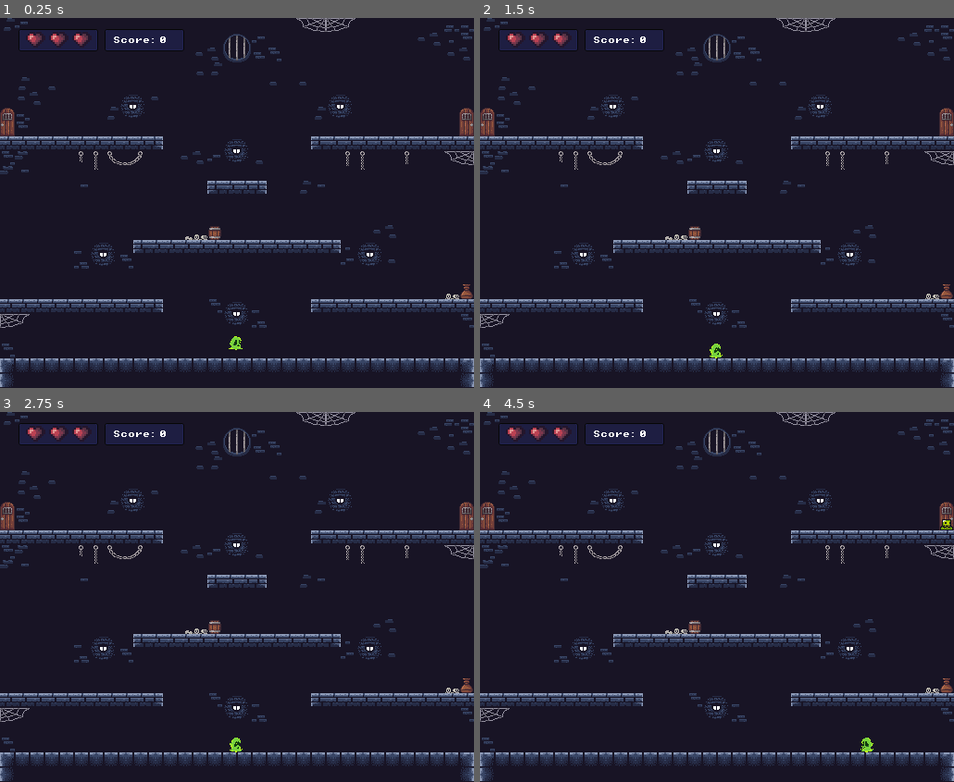
Above: before the commit, frames 1-4 (two rows, left to right).
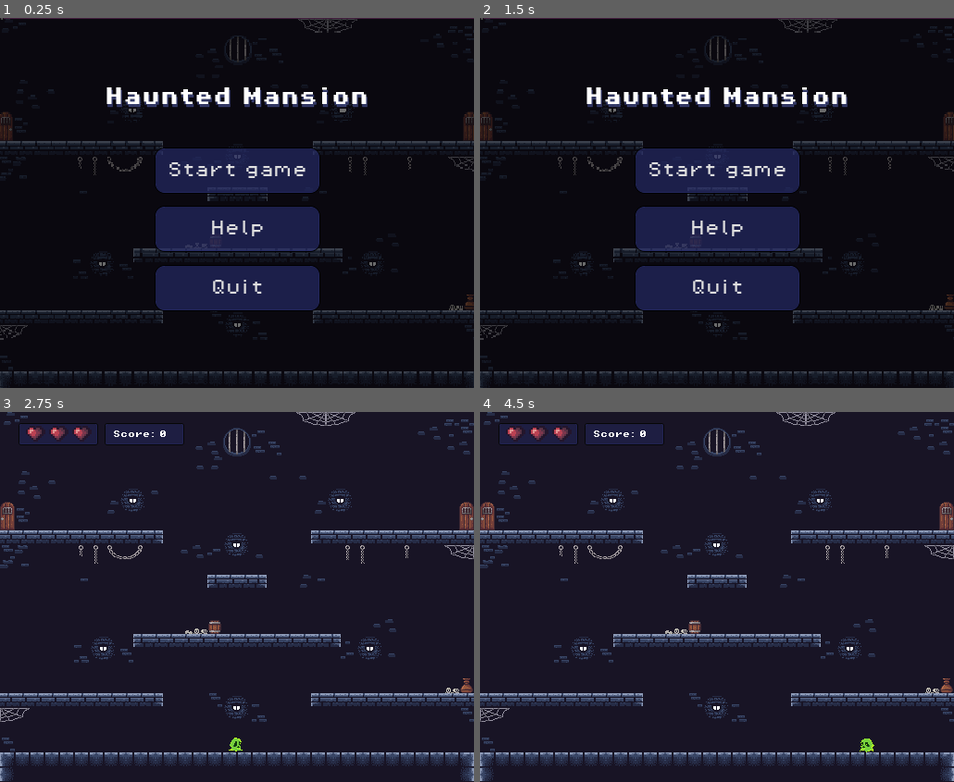
Above: after the commit, the same moments.

Repository: Iizakku/tiimi4_gamejam
Game: Godot game, scene res://Scenes/Levels/MainMenu.tscn
Same seed, same stepped clock (60 frames per second), same inputs: the game is played once before the commit and once after it. Before the commit the project starts from res://Scenes/Levels/level.tscn.
Inputs (mouse positions are in pixels of both pictures, inside the frame that each line leads up to):
- Up to frame 1 (0.25 s): no input
- Up to frame 2 (1.5 s): click (717, 228) at 0.5 s, where only the run after the commit has a clickable "Help"; click (717, 306) at 1.25 s, where only the run after the commit has a clickable "Back"
- Up to frame 3 (2.75 s): click (237, 563) at 2 s, where only the run after the commit has a clickable "Start game"
- Up to frame 4 (4.5 s): hold D (move_right) 2.78-4.28 s; tap Space (jump) at 3.02, 3.77 s; hold Left (move_left) from 4.28 s (still down)

The runs differ from the first frame. In frame 1, 26% of the frame differs, in the area x 0-100%, y 0-100%; in frame 2, 26%; in frame 3, less than 0.1%; in frame 4, 0.1%.

Commit message:
Main menun lisäys peliin

Diff:
--- a/gamejam/Scenes/Characters/MainMenu.tscn
+++ /dev/null
@@ -1,115 +0,0 @@
-[gd_scene load_steps=6 format=3 uid="uid://dam173dd66ady"]
-
-[ext_resource type="Texture2D" uid="uid://c3481qag5fyj0" path="res://Art/Mainmenu/mainmenu.png" id="1_8d6y7"]
-[ext_resource type="FontFile" uid="uid://gjrvinpgsxyq" path="res://Fonts/PixelOperator8.ttf" id="2_lcqmp"]
-[ext_resource type="FontFile" uid="uid://bki3djse2umvx" path="res://Fonts/PixelOperator8-Bold.ttf" id="3_ija1k"]
-
-[sub_resource type="StyleBoxTexture" id="StyleBoxTexture_xwnjv"]
-texture = ExtResource("1_8d6y7")
-modulate_color = Color(0.41981313, 0.41981313, 0.4198131, 1)
-
-[sub_resource type="StyleBoxFlat" id="StyleBoxFlat_luq7i"]
-bg_color = Color(0.14901961, 0.16862746, 0.40784314, 0.65882355)
-border_width_left = 1
-border_width_top = 1
-border_width_right = 1
-border_width_bottom = 1
-border_color = Color(0, 0, 0, 1)
-corner_radius_top_left = 10
-corner_radius_top_right = 10
-corner_radius_bottom_right = 10
-corner_radius_bottom_left = 10
-
-[node name="MainMenu" type="Control"]
-layout_mode = 3
-anchors_preset = 15
-anchor_right = 1.0
-anchor_bottom = 1.0
-grow_horizontal = 2
-grow_vertical = 2
-
-[node name="Panel" type="Panel" parent="."]
-layout_mode = 1
-anchors_preset = 15
-anchor_right = 1.0
-anchor_bottom = 1.0
-grow_horizontal = 2
-grow_vertical = 2
-theme_override_styles/panel = SubResource("StyleBoxTexture_xwnjv")
-
-[node name="Button" type="Button" parent="."]
-layout_mode = 1
-anchors_preset = 8
-anchor_left = 0.5
-anchor_top = 0.5
-anchor_right = 0.5
-anchor_bottom = 0.5
-offset_left = -89.5
-offset_top = 3.0
-offset_right = 89.5
-offset_bottom = 53.0
-grow_horizontal = 2
-grow_vertical = 2
-theme_override_fonts/font = ExtResource("2_lcqmp")
-theme_override_font_sizes/font_size = 18
-theme_override_styles/normal = SubResource("StyleBoxFlat_luq7i")
-text = "Options"
-
-[node name="Button3" type="Button" parent="."]
-layout_mode = 1
-anchors_preset = 8
-anchor_left = 0.5
-anchor_top = 0.5
-anchor_right = 0.5
-anchor_bottom = 0.5
-offset_left = -89.0
-offset_top = 67.0
-offset_right = 90.0
-offset_bottom = 117.0
-grow_horizontal = 2
-grow_vertical = 2
-theme_override_fonts/font = ExtResource("2_lcqmp")
-theme_override_font_sizes/font_size = 18
-theme_override_styles/normal = SubResource("StyleBoxFlat_luq7i")
-text = "Quit"
-
-[node name="Button2" type="Button" parent="."]
-layout_mode = 1
-anchors_preset = 8
-anchor_left = 0.5
-anchor_top = 0.5
-anchor_right = 0.5
-anchor_bottom = 0.5
-offset_left = -89.5
-offset_top = -60.0
-offset_right = 89.5
-offset_bottom = -10.0
-grow_horizontal = 2
-grow_vertical = 2
-theme_override_fonts/font = ExtResource("2_lcqmp")
-theme_override_font_sizes/font_size = 18
-theme_override_styles/normal = SubResource("StyleBoxFlat_luq7i")
-text = "Start game"
-
-[node name="Label" type="Label" parent="."]
-texture_filter = 1
-layout_mode = 1
-anchors_preset = 8
-anchor_left = 0.5
-anchor_top = 0.5
-anchor_right = 0.5
-anchor_bottom = 0.5
-offset_left = -143.0
-offset_top = -125.0
-offset_right = 143.0
-offset_bottom = -56.0
-grow_horizontal = 2
-grow_vertical = 2
-theme_override_colors/font_shadow_color = Color(0.4, 0.45490196, 0.8235294, 0.41568628)
-theme_override_constants/shadow_offset_x = 1
-theme_override_constants/shadow_offset_y = 3
-theme_override_fonts/font = ExtResource("3_ija1k")
-theme_override_font_sizes/font_size = 20
-text = "Haunted Mansion
-
-"
--- /dev/null
+++ b/gamejam/Scenes/Levels/MainMenu.tscn
@@ -0,0 +1,240 @@
+[gd_scene load_steps=14 format=3 uid="uid://dam173dd66ady"]
+
+[ext_resource type="Texture2D" uid="uid://c3481qag5fyj0" path="res://Art/Mainmenu/mainmenu.png" id="1_d2tbo"]
+[ext_resource type="Script" uid="uid://car5v7lo820ws" path="res://Scenes/Levels/main_menu.gd" id="1_v2at7"]
+[ext_resource type="FontFile" uid="uid://gjrvinpgsxyq" path="res://Fonts/PixelOperator8.ttf" id="2_v2at7"]
+[ext_resource type="FontFile" uid="uid://bki3djse2umvx" path="res://Fonts/PixelOperator8-Bold.ttf" id="3_0t1wx"]
+[ext_resource type="Texture2D" uid="uid://btk4wcxkftij6" path="res://Art/Mainmenu/Keyboard Extras.png" id="5_cwjnk"]
+[ext_resource type="Texture2D" uid="uid://bs56efkf3l3hu" path="res://Art/Mainmenu/Keyboard Letters and Symbols.png" id="6_iruej"]
+
+[sub_resource type="StyleBoxTexture" id="StyleBoxTexture_xwnjv"]
+texture = ExtResource("1_d2tbo")
+modulate_color = Color(0.41981313, 0.41981313, 0.4198131, 1)
+
+[sub_resource type="StyleBoxFlat" id="StyleBoxFlat_luq7i"]
+bg_color = Color(0.14901961, 0.16862746, 0.40784314, 0.65882355)
+border_width_left = 1
+border_width_top = 1
+border_width_right = 1
+border_width_bottom = 1
+border_color = Color(0, 0, 0, 1)
+corner_radius_top_left = 10
+corner_radius_top_right = 10
+corner_radius_bottom_right = 10
+corner_radius_bottom_left = 10
+
+[sub_resource type="StyleBoxFlat" id="StyleBoxFlat_8dgdn"]
+bg_color = Color(0.10980392, 0.047058824, 0.23529412, 1)
+corner_radius_top_left = 5
+corner_radius_top_right = 5
+corner_radius_bottom_right = 5
+corner_radius_bottom_left = 5
+
+[sub_resource type="StyleBoxTexture" id="StyleBoxTexture_ybd2e"]
+texture = ExtResource("5_cwjnk")
+region_rect = Rect2(96.40823, 15.5, 31.544449, 17.088562)
+
+[sub_resource type="StyleBoxTexture" id="StyleBoxTexture_x0g5v"]
+texture = ExtResource("6_iruej")
+region_rect = Rect2(31.702152, 0, 31.480068, 17.454697)
+
+[sub_resource type="StyleBoxTexture" id="StyleBoxTexture_cwjnk"]
+texture = ExtResource("6_iruej")
+region_rect = Rect2(0.13965988, 32.543167, 14.746571, 14.746571)
+
+[sub_resource type="StyleBoxTexture" id="StyleBoxTexture_iruej"]
+texture = ExtResource("6_iruej")
+region_rect = Rect2(47.593475, 33.184265, 16.095459, 14.008549)
+
+[node name="MainMenu" type="Control"]
+layout_mode = 3
+anchors_preset = 15
+anchor_right = 1.0
+anchor_bottom = 1.0
+grow_horizontal = 2
+grow_vertical = 2
+script = ExtResource("1_v2at7")
+
+[node name="Background" type="Panel" parent="."]
+layout_mode = 1
+anchors_preset = 15
+anchor_right = 1.0
+anchor_bottom = 1.0
+grow_horizontal = 2
+grow_vertical = 2
+theme_override_styles/panel = SubResource("StyleBoxTexture_xwnjv")
+
+[node name="Button" type="Button" parent="."]
+layout_mode = 1
+anchors_preset = 8
+anchor_left = 0.5
+anchor_top = 0.5
+anchor_right = 0.5
+anchor_bottom = 0.5
+offset_left = -89.5
+offset_top = 3.0
+offset_right = 89.5
+offset_bottom = 53.0
+grow_horizontal = 2
+grow_vertical = 2
+theme_override_fonts/font = ExtResource("2_v2at7")
+theme_override_font_sizes/font_size = 18
+theme_override_styles/normal = SubResource("StyleBoxFlat_luq7i")
+text = "Help
+"
+
+[node name="Button3" type="Button" parent="."]
+layout_mode = 1
+anchors_preset = 8
+anchor_left = 0.5
+anchor_top = 0.5
+anchor_right = 0.5
+anchor_bottom = 0.5
+offset_left = -89.0
+offset_top = 67.0
+offset_right = 90.0
+offset_bottom = 117.0
+grow_horizontal = 2
+grow_vertical = 2
+theme_override_fonts/font = ExtResource("2_v2at7")
+theme_override_font_sizes/font_size = 18
+theme_override_styles/normal = SubResource("StyleBoxFlat_luq7i")
+text = "Quit"
+
+[node name="Button2" type="Button" parent="."]
+layout_mode = 1
+anchors_preset = 8
+anchor_left = 0.5
+anchor_top = 0.5
+anchor_right = 0.5
+anchor_bottom = 0.5
+offset_left = -89.5
+offset_top = -60.0
+offset_right = 89.5
+offset_bottom = -10.0
+grow_horizontal = 2
+grow_vertical = 2
+theme_override_fonts/font = ExtResource("2_v2at7")
+theme_override_font_sizes/font_size = 18
+theme_override_styles/normal = SubResource("StyleBoxFlat_luq7i")
+text = "Start game"
+
+[node name="HauntedMansion" type="Label" parent="."]
+texture_filter = 1
+layout_mode = 1
+anchors_preset = 8
+anchor_left = 0.5
+anchor_top = 0.5
+anchor_right = 0.5
+anchor_bottom = 0.5
+offset_left = -143.0
+offset_top = -125.0
+offset_right = 143.0
+offset_bottom = -56.0
+grow_horizontal = 2
+grow_vertical = 2
+theme_override_colors/font_shadow_color = Color(0.4, 0.45490196, 0.8235294, 0.41568628)
+theme_override_constants/shadow_offset_x = 1
+theme_override_constants/shadow_offset_y = 3
+theme_override_fonts/font = ExtResource("3_0t1wx")
+theme_override_font_sizes/font_size = 20
+text = "Haunted Mansion
+
+"
+
+[node name="Help" type="Panel" parent="."]
+layout_mode = 1
+anchors_preset = 8
+anchor_left = 0.5
+anchor_top = 0.5
+anchor_right = 0.5
+anchor_bottom = 0.5
+offset_left = -182.0
+offset_top = -80.0
+offset_right = 182.0
+offset_bottom = 147.0
+grow_horizontal = 2
+grow_vertical = 2
+theme_override_styles/panel = SubResource("StyleBoxFlat_8dgdn")
+
+[node name="GameControls" type="Label" parent="Help"]
+layout_mode = 1
+anchors_preset = 8
+anchor_left = 0.5
+anchor_top = 0.5
+anchor_right = 0.5
+anchor_bottom = 0.5
+offset_left = -98.0
+offset_top = -87.5
+offset_right = 98.0
+offset_bottom = -64.5
+grow_horizontal = 2
+grow_vertical = 2
+theme_override_fonts/font = ExtResource("2_v2at7")
+theme_override_font_sizes/font_size = 16
+text = "Game Controls"
+horizontal_alignment = 1
+
+[node name="Enter" type="Panel" parent="Help"]
+layout_mode = 1
+anchors_preset = 8
+anchor_left = 0.5
+anchor_top = 0.5
+anchor_right = 0.5
+anchor_bottom = 0.5
+offset_left = -122.0
+offset_top = -28.5
+offset_right = -9.0
+offset_bottom = 40.5
+grow_horizontal = 2
+grow_vertical = 2
+theme_override_styles/panel = SubResource("StyleBoxTexture_ybd2e")
+
+[node name="Arrows" type="Panel" parent="Help"]
+texture_filter = 1
+layout_mode = 0
+offset_left = 202.0
+offset_top = 68.0
+offset_right = 298.0
+offset_bottom = 123.0
+theme_override_styles/panel = SubResource("StyleBoxTexture_x0g5v")
+
+[node name="A" type="Panel" parent="Help"]
+layout_mode = 0
+offset_left = 203.0
+offset_top = 119.0
+offset_right = 248.0
+offset_bottom = 162.0
+theme_override_styles/panel = SubResource("StyleBoxTexture_cwjnk")
+
+[node name="Panel" type="Panel" parent="Help"]
+layout_mode = 0
+offset_left = 251.0
+offset_top = 120.0
+offset_right = 301.0
+offset_bottom = 161.0
+theme_override_styles/panel = SubResource("StyleBoxTexture_iruej")
+
+[node name="BackButton" type="Button" parent="Help"]
+texture_filter = 1
+layout_mode = 1
+anchors_preset = 8
+anchor_left = 0.5
+anchor_top = 0.5
+anchor_right = 0.5
+anchor_bottom = 0.5
+offset_left = -64.5
+offset_top = 62.5
+offset_right = 64.5
+offset_bottom = 97.0
+grow_horizontal = 2
+grow_vertical = 2
+theme_override_fonts/font = ExtResource("2_v2at7")
+theme_override_font_sizes/font_size = 15
+theme_override_styles/normal = SubResource("StyleBoxFlat_luq7i")
+text = "Back"
+
+[connection signal="pressed" from="Button" to="." method="_on_options_pressed"]
+[connection signal="pressed" from="Button3" to="." method="_on_quit_pressed"]
+[connection signal="pressed" from="Button2" to="." method="_on_startgame_pressed"]
+[connection signal="pressed" from="Help/BackButton" to="." method="_on_back_button_pressed"]
--- /dev/null
+++ b/gamejam/Scenes/Levels/main_menu.gd
@@ -0,0 +1,29 @@
+extends Control
+
+@onready var help: Panel = $Help
+
+# Called when the node enters the scene tree for the first time.
+func _ready():
+	help.visible = false
+
+
+# Called every frame. 'delta' is the elapsed time since the previous frame.
+func _process(delta: float) -> void:
+	pass
+
+
+func _on_startgame_pressed() -> void:
+	get_tree().change_scene_to_file("res://Scenes/Levels/level.tscn")
+
+
+func _on_options_pressed() -> void:
+	print("options pressed")
+	help.visible = true
+
+
+func _on_quit_pressed() -> void:
+	get_tree().quit()
+
+
+func _on_back_button_pressed() -> void:
+	_ready()
--- a/gamejam/project.godot
+++ b/gamejam/project.godot
@@ -11,7 +11,7 @@
 [application]
 
 config/name="Gamejam"
-run/main_scene="uid://jaex2211lmyr"
+run/main_scene="uid://dam173dd66ady"
 config/features=PackedStringArray("4.5", "GL Compatibility")
 
 [autoload]
Binary file added: gamejam/Art/Mainmenu/Keyboard Extras.png
Not shown, added: gamejam/Art/Mainmenu/Keyboard Extras.png.import
Binary file added: gamejam/Art/Mainmenu/Keyboard Letters and Symbols.png
Not shown, added: gamejam/Art/Mainmenu/Keyboard Letters and Symbols.png.import
Not shown, added: gamejam/Scenes/Levels/main_menu.gd.uid
